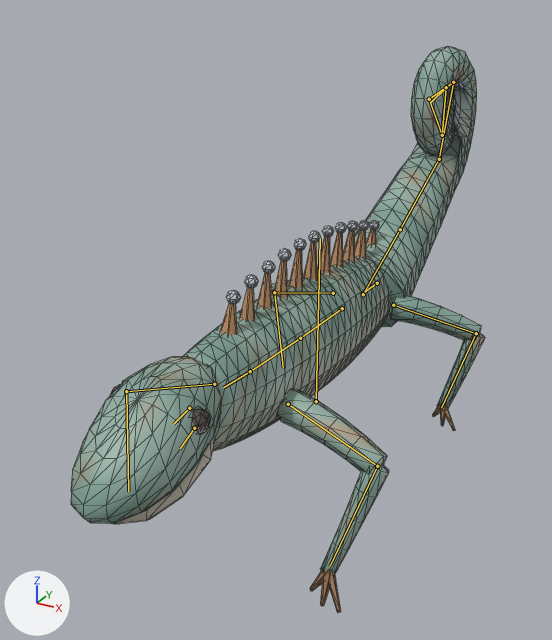
What one commit did to the glTF model assets/creatures/vein_sparker/vein_sparker.glb.
The view is the same before and after, from a 50 mm lens placed at (0.567, -1.195, 0.665), pointed at (-0.081, -0.018, 0.076). Lighting does not change. The marker at lower left points along +X, +Y and +Z. The picture after the commit comes second. Both versions are drawn at frame 22 of the action 'ko'; the numbers are the values there. The bones that bend it are drawn over the model as lines. Mesh edges are drawn as thin lines.

Objects in the first picture: 'vein_sparker'.
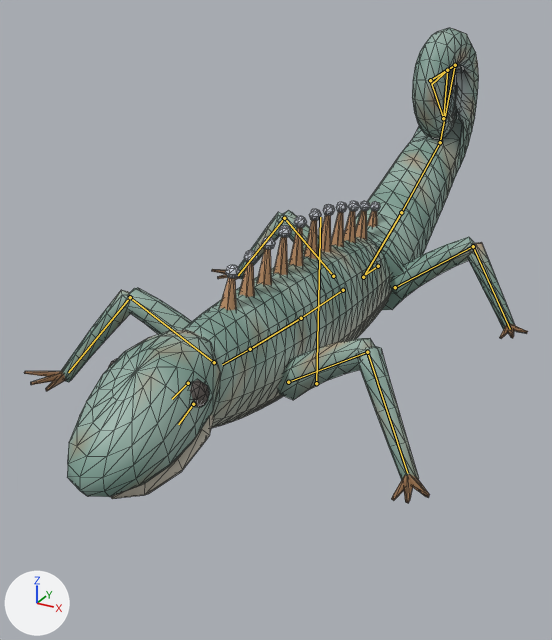
Pixel boxes (x1, y1, x2, y2) of what changed, in the pictures (552 x 640 px):
```json
{"object": "vein_sparker", "change": "posed", "before": [71, 46, 485, 612], "after": [24, 28, 528, 503], "on screen": "22% wider, 16% shorter"}
{"bone": "root", "before": "(316, 401) to (320, 238)", "after": "(316, 383) to (320, 217)"}
{"bone": "leg_fl_a", "before": "(288, 404) to (377, 466)", "after": "(288, 382) to (367, 352)"}
{"bone": "leg_fr_a", "before": "(214, 384) to (126, 391)", "after": "(214, 362) to (130, 297)"}
{"bone": "leg_bl_a", "before": "(393, 305) to (476, 333)", "after": "(395, 287) to (473, 246)"}
{"bone": "leg_br_a", "before": "(333, 293) to (274, 292)", "after": "(333, 276) to (284, 218)"}
```

Scene script edits in JSON lines:
```json
{"block": "bone_root", "where": "bone_root = bpy.data.objects['Armature'].pose.bones['root']"}
{"op": "set", "path": "bone_root.location", "old": "(0.0, -0.09, 0.0)", "new": "(0.0, -0.05, 0.0)"}
{"block": "bone_leg_fl_a", "where": "bone_leg_fl_a = bpy.data.objects['Armature'].pose.bones['leg_fl_a']  # child of 'spine0'"}
{"op": "set", "path": "bone_leg_fl_a.rotation_quaternion", "old": "(0.976, -0.21, -0.037, -0.037)", "new": "(0.976, 0.21, 0.037, 0.037)", "note": "degrees (-24, -5, -3) -> degrees (24, 3, 5)"}
{"block": "bone_leg_fr_a", "where": "bone_leg_fr_a = bpy.data.objects['Armature'].pose.bones['leg_fr_a']  # child of 'spine0'"}
{"op": "set", "path": "bone_leg_fr_a.rotation_quaternion", "old": "(0.976, -0.21, 0.037, 0.037)", "new": "(0.976, 0.21, -0.037, -0.037)", "note": "degrees (-24, 5, 3) -> degrees (24, -3, -5)"}
{"block": "bone_leg_bl_a", "where": "bone_leg_bl_a = bpy.data.objects['Armature'].pose.bones['leg_bl_a']  # child of 'spine3'"}
{"op": "set", "path": "bone_leg_bl_a.rotation_quaternion", "old": "(0.976, -0.208, 0.049, -0.037)", "new": "(0.976, 0.208, -0.049, 0.037)", "note": "degrees (-24, 5, -5) -> degrees (24, -6, 3)"}
{"block": "bone_leg_br_a", "where": "bone_leg_br_a = bpy.data.objects['Armature'].pose.bones['leg_br_a']  # child of 'spine3'"}
{"op": "set", "path": "bone_leg_br_a.rotation_quaternion", "old": "(0.976, -0.208, -0.049, 0.037)", "new": "(0.976, 0.208, 0.049, -0.037)", "note": "degrees (-24, -5, 5) -> degrees (24, 6, -3)"}
```
